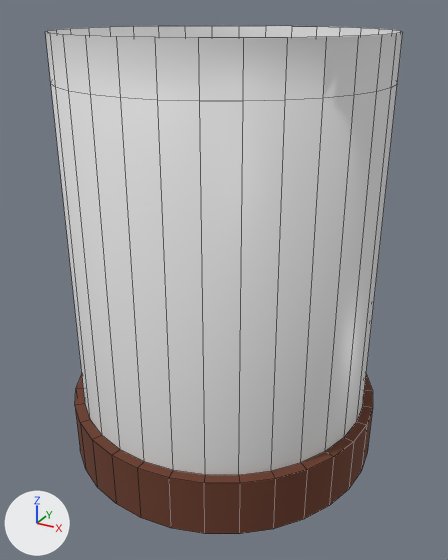
What one commit did to the Blender file brain.blend.
Both versions are drawn from a 50 mm lens placed at (226.0, -415.0, 346.0), pointed at (7.0, -16.0, 147.0). The axes (+X, +Y, +Z) are drawn at lower left. The lights are the same throughout. Mesh edges are drawn as thin lines.

The first picture shows 'Jar'.
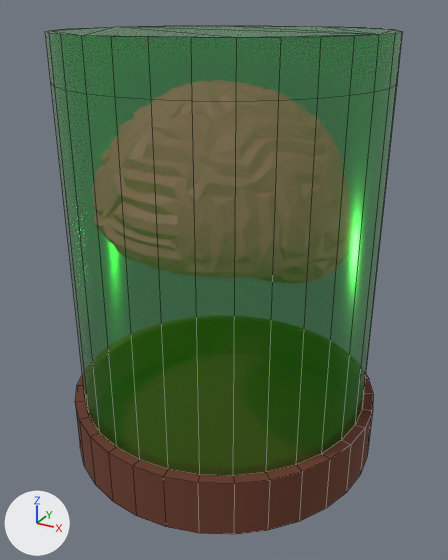
Boxes (x1, y1, x2, y2) around the edits, measured in the pictures (448 x 560 px):
'Jar', recoloured, reshaped, moved, turned
    before: (45, 26, 403, 534)
    after: (75, 375, 373, 534)
'Jar.001', recoloured, reshaped (not visible before)
    after: (46, 26, 403, 476)
part 1 of me_cylinder_001, deleted
    before: (45, 26, 403, 475)
part 2 of me_cylinder_002, added (green)
    after: (46, 26, 403, 102)
part 3 of me_cylinder_002, built on
    after: (51, 83, 397, 476)

What changed in the scene script:
```text
Change mat_glass:
    mat_glass.base_color: (0.8, 0.8, 0.8) -> (0.0, 0.5, 0.0)  # white #e7e7e7 -> green #00bc00
    mat_glass.metallic: 0.0 -> 0.8
    mat_glass.roughness: 0.4 -> 0.2
    mat_glass.alpha: 1.0 -> 0.5
Change me_cylinder_001:
    used by ob_jar; location = (2.9, -9.0, 173.0); scale = (1190.0, 1190.0, 2540.0)
    remove me_cylinder_001.from_pydata(...)  # 192 vertices, 161 faces; spans x -0.107..0.107, y -0.107..0.107, z -0.068..0.063
    add me_cylinder_001.from_pydata(...)  # 160 vertices, 97 faces; spans x -0.107..0.107, y -0.107..0.107, z -0.068..0.05
    me_cylinder_001 part 1
    32 vertices are removed from x -0.1..0.1, y -0.1..0.1, z 0.063
    64 faces are deleted
Change me_cylinder_002:
    used by ob_jar_001; location = (2.9, -9.0, 173.0); scale = (1190.0, 1190.0, 2540.0)
    remove me_cylinder_002.from_pydata(...)  # 32 vertices, 1 face; spans x -0.1..0.1, y -0.1..0.1, z 0.05
    remove me_cylinder_002.materials.append(mat_liquid)  # white #e7e7e7
    add me_cylinder_002.from_pydata(...)  # 128 vertices, 94 faces; spans x -0.1..0.1, y -0.1..0.1, z -0.05..0.063
    me_cylinder_002 part 2: a new loose piece of 64 vertices spanning x -0.1..0.1, y -0.1..0.1, z 0.05..0.063, in mat_glass (green #00bc00)
    me_cylinder_002 part 3
    1 face is deleted
    32 new vertices lie (0.0, 0.0, -0.1) away from vertices in x -0.1..0.1, y -0.1..0.1, z 0.05
    32 new faces join them
    add me_cylinder_002.materials.append(mat_glass)  # green #00bc00
Change ob_jar:
    ob_jar.location: (2.9, -9.0, 173.0) -> (3.2, -9.0, 173.0)
    ob_jar.rotation_euler: (0.0, 0.0, 0.0) -> (0.0, 0.0, -0.623)  # degrees (0, 0, 0) -> degrees (0, 0, -36)
```
